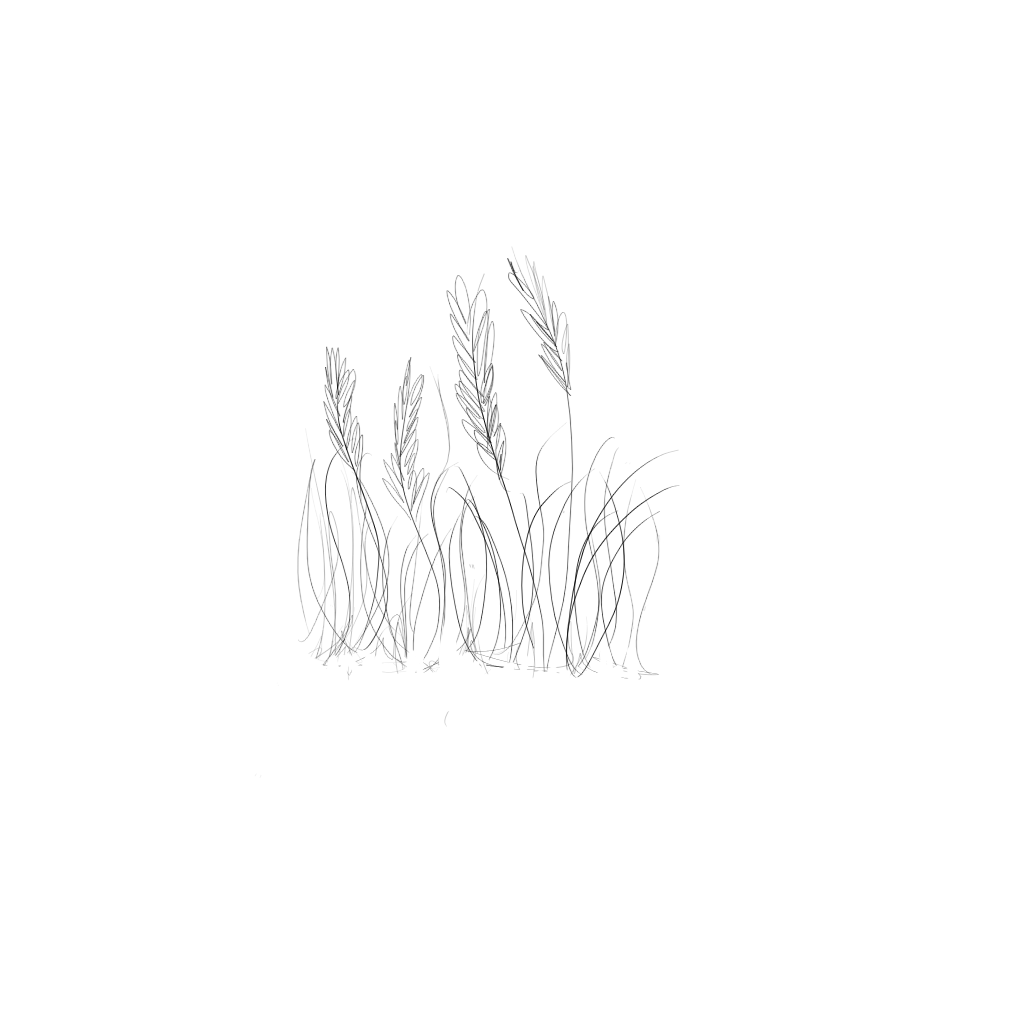
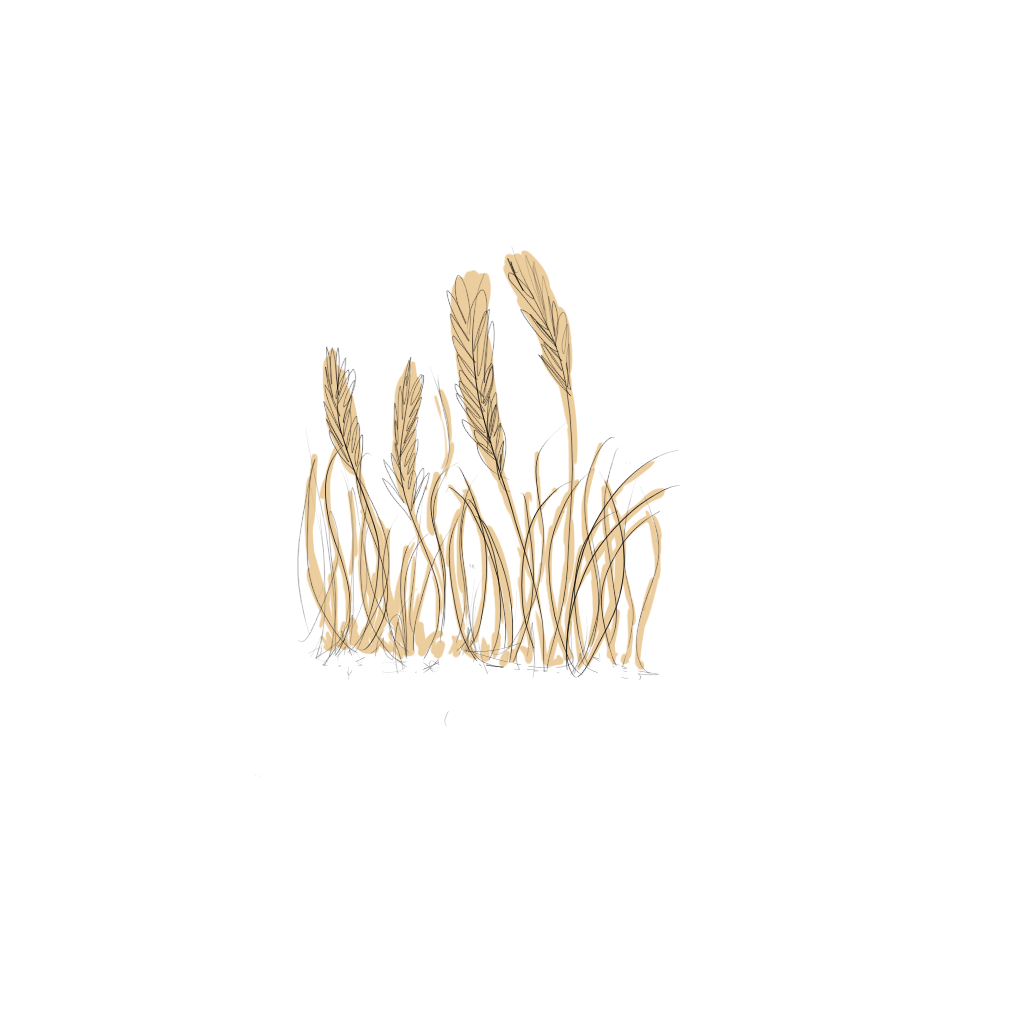
Revision of a layered 1024 x 1024 image; what changed, layer by layer:
added layer "colour" above "Background" over [304, 250, 666, 671]
hid "Background" over [304, 250, 666, 671]
